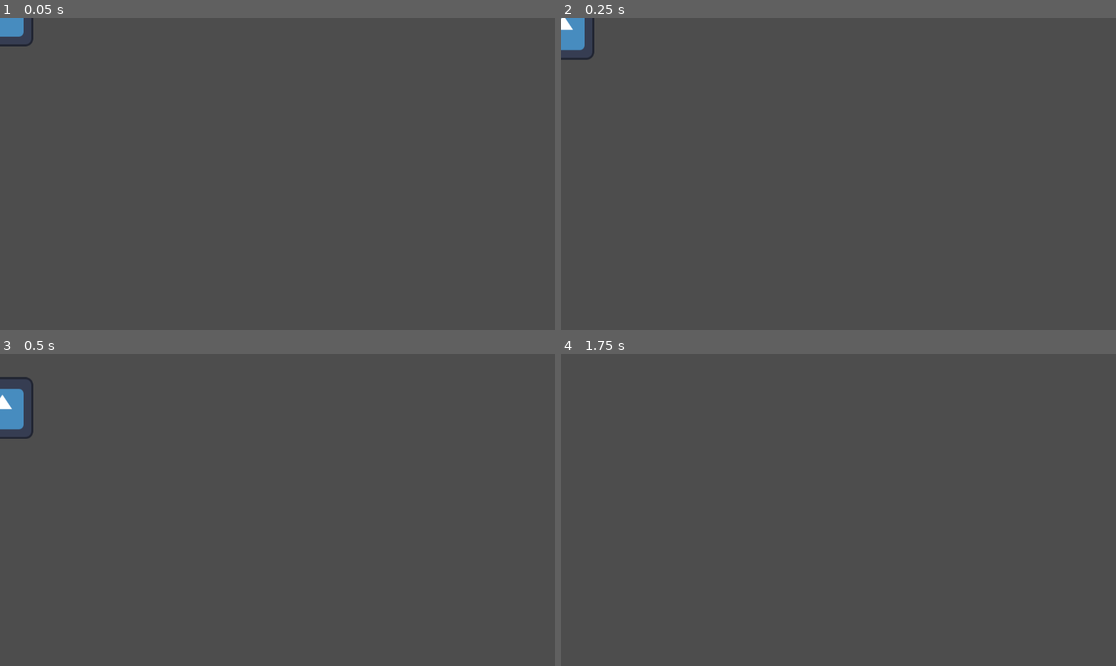
Above: before the commit, frames 1-4 (two rows, left to right).
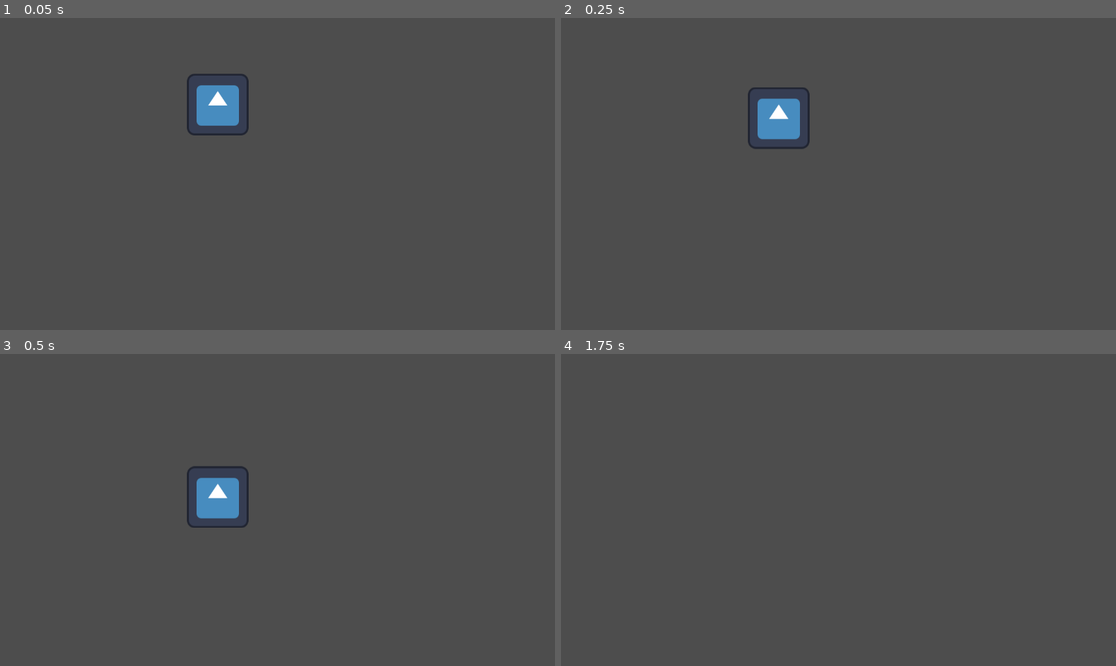
Above: after the commit, the same moments.

Repository: Shpilibo/Godot-greie
Game: Godot game, scene res://node_2d.tscn
Same seed, same stepped clock (60 frames per second), same inputs: the game is played once before the commit and once after it. The engine's default icon, where the game draws it, is replaced by a stand-in: a white triangle on a blue panel in a dark square.
Inputs:
- Up to frame 1 (0.05 s): no input
- Up to frame 2 (0.25 s): no input
- Up to frame 3 (0.5 s): no input
- Up to frame 4 (1.75 s): tap Enter (ui_accept) at 0.5, 0.77, 1.52 s; hold Right (ui_right) from 0.53 s (still down)

The runs differ from the first frame. In frame 1, 1.6% of the frame differs, in the area x 0-45%, y 0-38%; in frame 2, 1.8%; in frame 3, 2.0%, in the area x 0-45%, y 7-56%; in frame 4, nothing differs.

Commit message:
Update node_2d.tscn

Diff:
--- a/node_2d.tscn
+++ b/node_2d.tscn
@@ -41,5 +41,5 @@
 shape = SubResource("CircleShape2D_wtcfe")
 
 [node name="Icon" type="Sprite2D" parent="CharacterBody2D"]
-position = Vector2(5, -6)
+position = Vector2(452, 179)
 texture = ExtResource("2_epypp")
